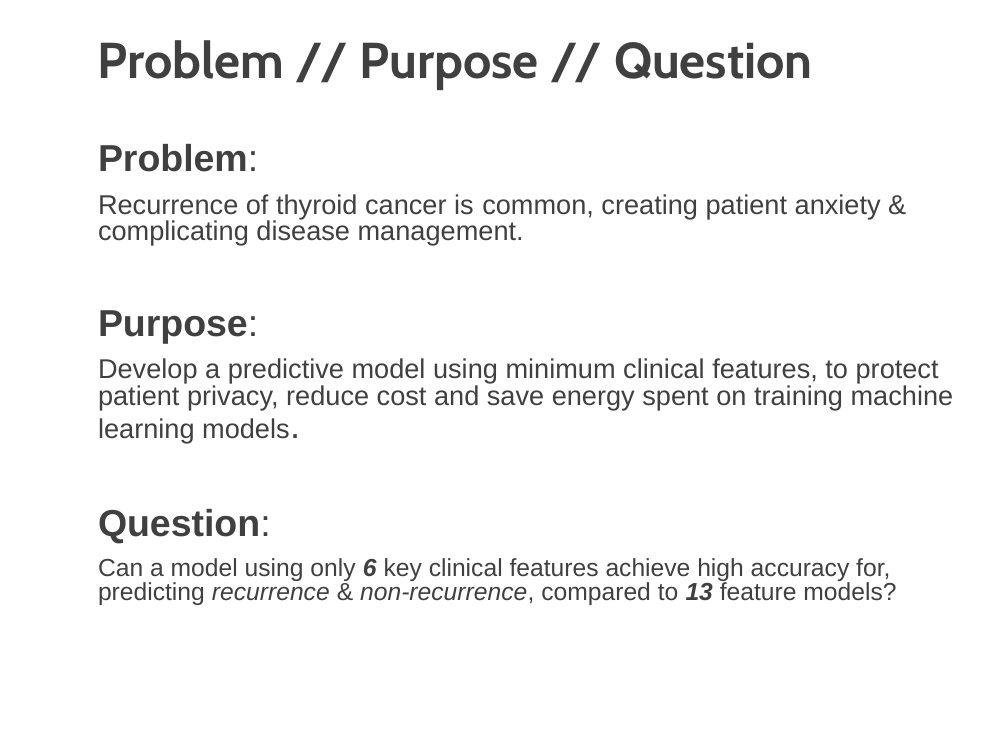
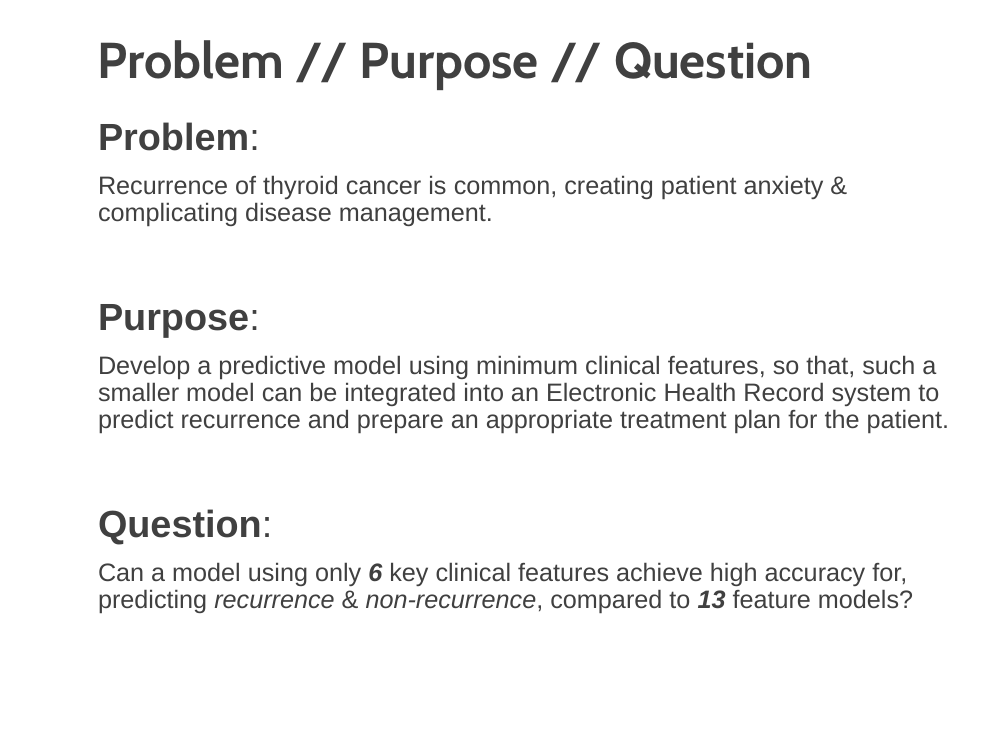
Before and after one commit to josh-dcosta/pjas-thyroid, a slide deck: slide 6 of presentation/Thyroid_Cancer_Recurrence_Presentation_v4.pptx. Drawn at 1008x756 pixels with LibreOffice and Linux fonts; fonts in the diff are those of the drawing. Boxes give left, top, right and bottom in pixels: in the first picture for what was removed or moved away, otherwise in the second. Text is boxed around its words. In the diff, an @@ line names an element or a change of style, - is before the commit and + after.

Commit message:
updated

```diff
--- a/presentation/Thyroid_Cancer_Recurrence_Presentation_v4.pptx
+++ b/presentation/Thyroid_Cancer_Recurrence_Presentation_v4.pptx
@@ text "Problem:" moved from (x1=98, y1=144, x2=954, y2=605) to (x1=98, y1=122, x2=950, y2=614) @@
@@ text at (x1=98, y1=122, x2=913, y2=614): size 26.8 to 27 pt in "Problem:", "Purpose:", "Question:"; size 19.4 to 18 pt in "Recurrence of thyroid cancer is common, creating ..."; size 17.6 to 18 pt in "Can a model using only 6 key ..."; line spacing 0.8 to 0.9 @@
@@ text at (x1=98, y1=355, x2=950, y2=434): text changed; size 19.4 to 18 pt @@
-Develop a predictive model using minimum clinical features, to protect patient privacy, reduce cost and save energy spent on training machine learning models.
+Develop a predictive model using minimum clinical features, so that, such a smaller model can be integrated into an Electronic Health Record system to predict recurrence and prepare an appropriate treatment plan for the patient.
```
Also in this commit, not shown: 1 other slide changed.
